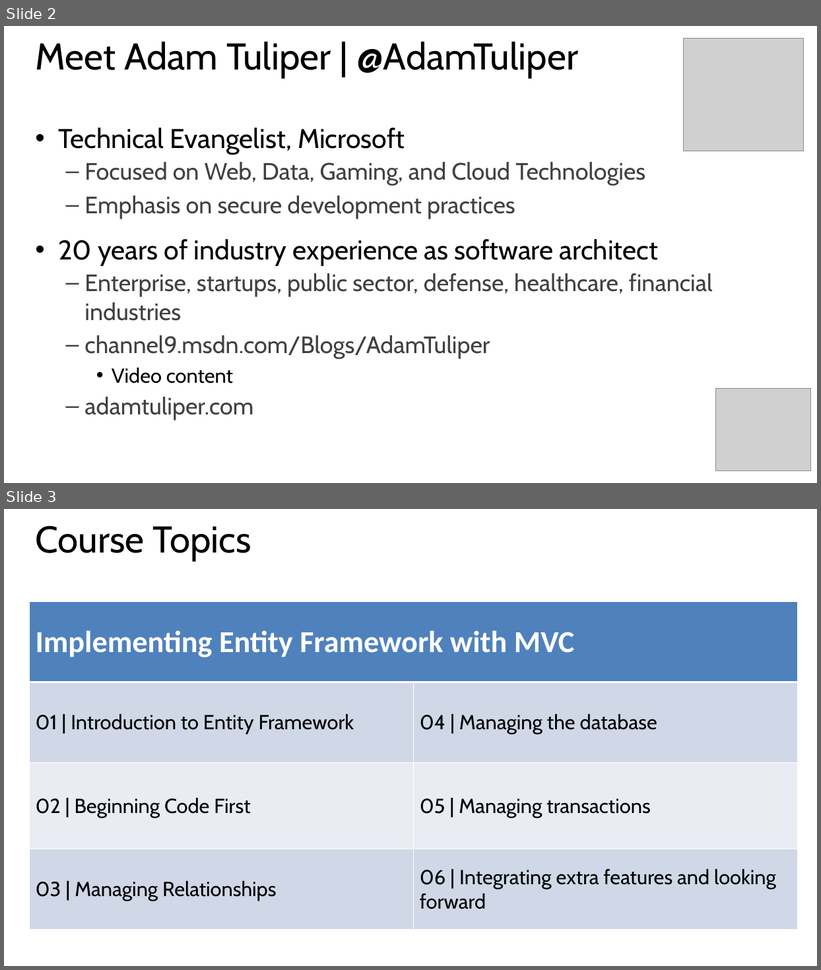
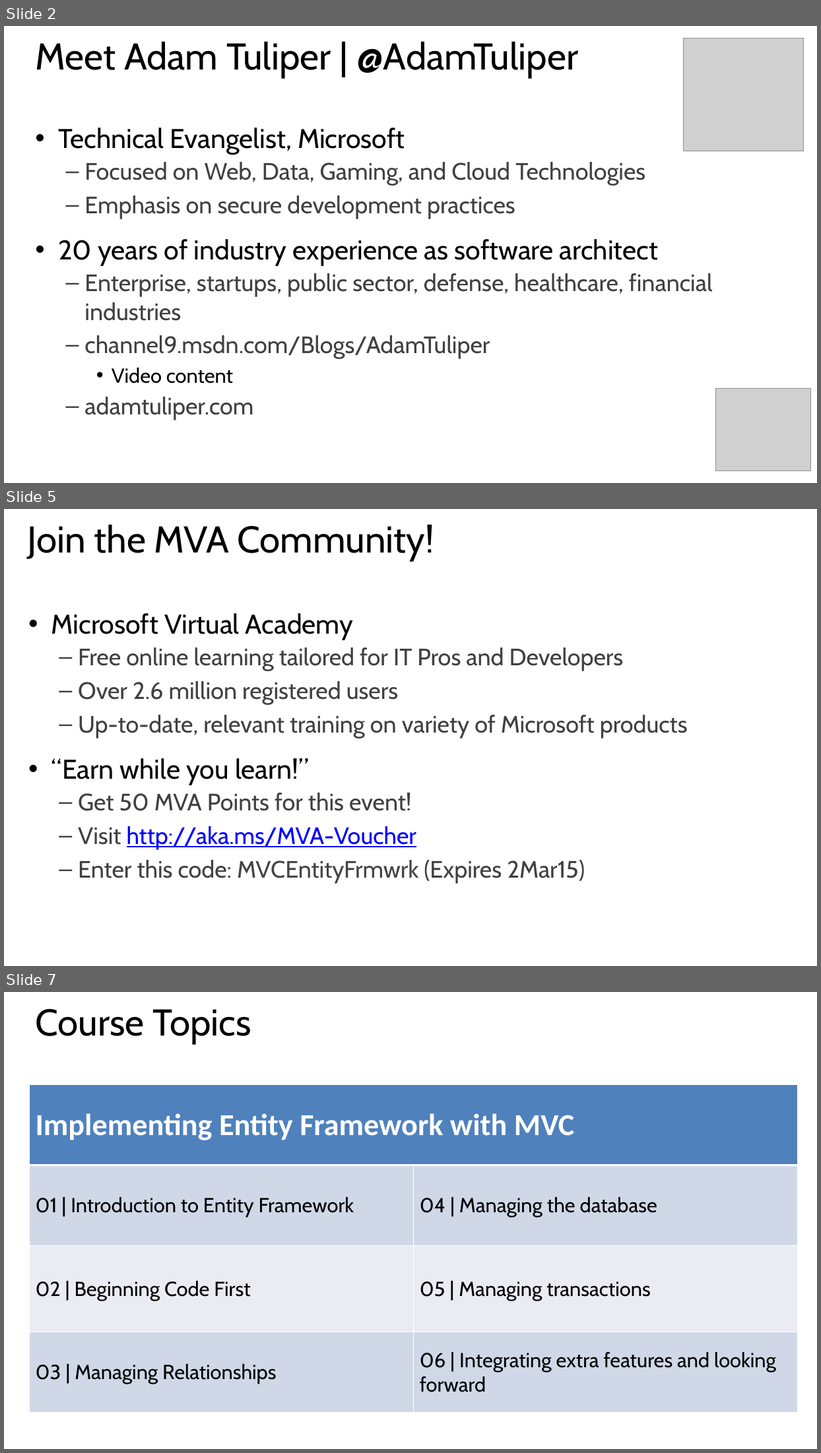
Before and after one commit to xuemiantao/EntityFramework, a slide deck: Slides/01 - Introduction to Entity Framework.pptx. Shown one above the other, each under a label of ours: slides 2 and 3 before the commit, slides 2, 5 and 7 after it; the slides between them are not shown. The pictures are 821x970 and 821x1453 pixels, drawn with LibreOffice and Linux fonts; fonts in the diff are those of the drawing; grey boxes stand for pictures. Boxes give left, top, right and bottom in pixels: in the first picture for what was removed or moved away, otherwise in the second. Text is boxed around its words. In the diff, an @@ line names an element or a change of style, - is before the commit and + after.

Commit message:
Slide updates

```diff
--- a/Slides/01 - Introduction to Entity Framework.pptx
+++ b/Slides/01 - Introduction to Entity Framework.pptx
@@ slide 5 added at <box>4,509,817,966</box>, background #FFFFFF @@
@@ title added at <box>28,524,434,561</box>, 44 pt, text #000000 @@
+Join the MVA Community!
@@ text added at <box>52,613,688,884</box>, 28 pt, text #404040 @@
+• Microsoft Virtual Academy
+  – Free online learning tailored for IT Pros and Developers
+  – Over 2.6 million registered users
+  – Up-to-date, relevant training on variety of Microsoft products
+• “Earn while you learn!”
+  – Get 50 MVA Points for this event!
+  – Visit http://aka.ms/MVA-Voucher
+  – Enter this code: MVCEntityFrmwrk (Expires 2Mar15)
@@ what was slide 3 is now slide 7 @@
```
Also in this commit, not shown: 3 other slides added.
